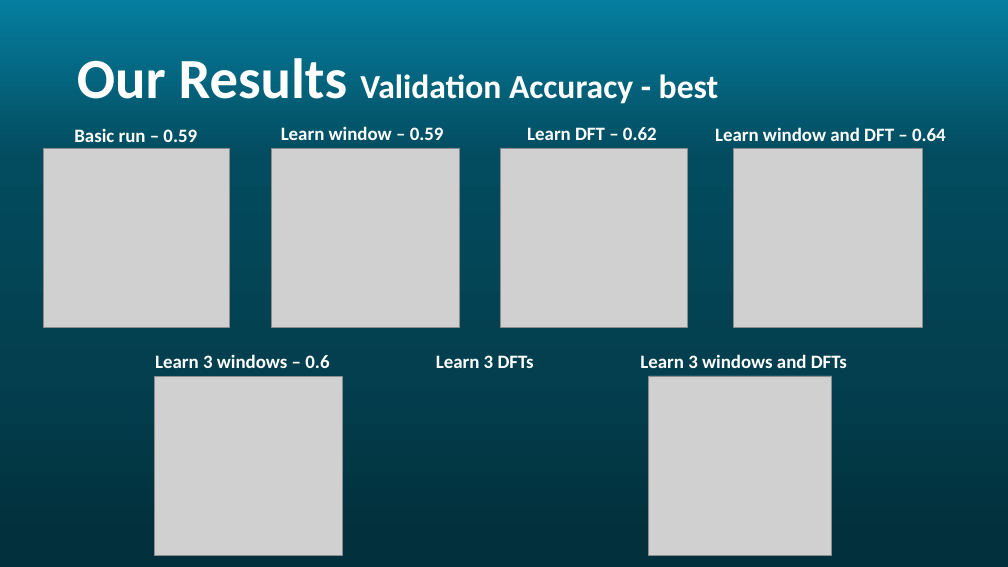
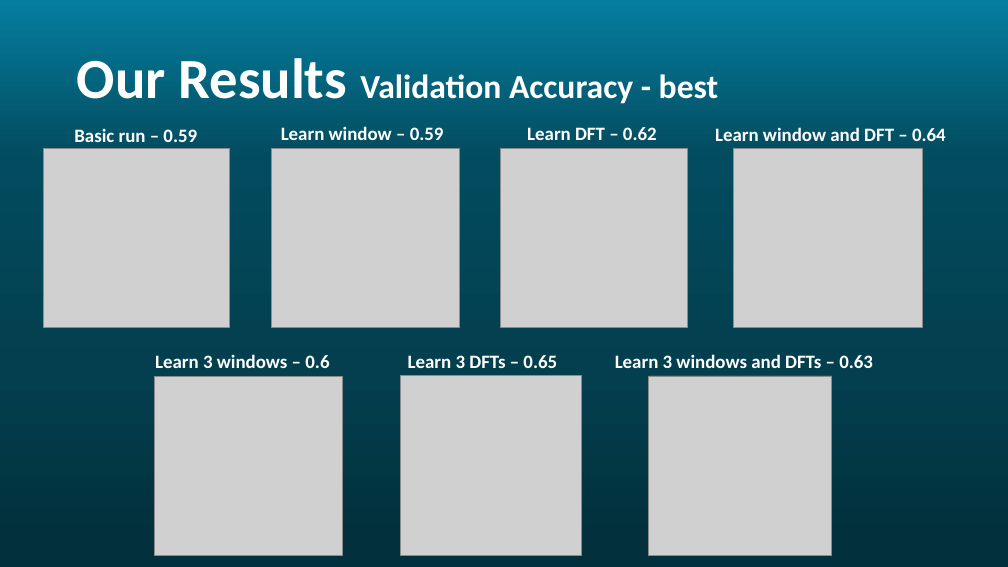
Before and after one commit to Rotem-and-Noam/Ada-STFT, a slide deck: slide 14 of images/AdaSTFT.pptx. Drawn at 1008x567 pixels with LibreOffice and Linux fonts; fonts in the diff are those of the drawing; grey boxes stand for pictures. Boxes give left, top, right and bottom in pixels: in the first picture for what was removed or moved away, otherwise in the second. Text is boxed around its words. In the diff, an @@ line names an element or a change of style, - is before the commit and + after.

```diff
--- a/images/AdaSTFT.pptx
+++ b/images/AdaSTFT.pptx
@@ text at (408, 355, 557, 368): text changed @@
-Learn 3 DFTs
+Learn 3 DFTs – 0.65
@@ text at (615, 354, 873, 368): text changed @@
-Learn 3 windows and DFTs
+Learn 3 windows and DFTs – 0.63
@@ picture added at (400, 376, 582, 556) @@
```
Also in this commit, not shown: 3 other slides changed, 1 slide added, 5 other files.
